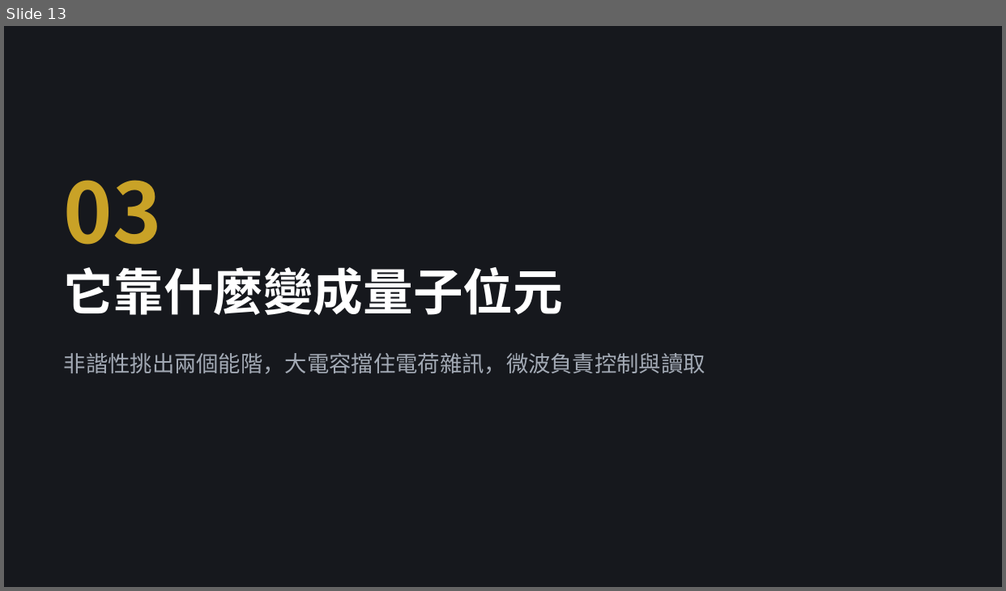
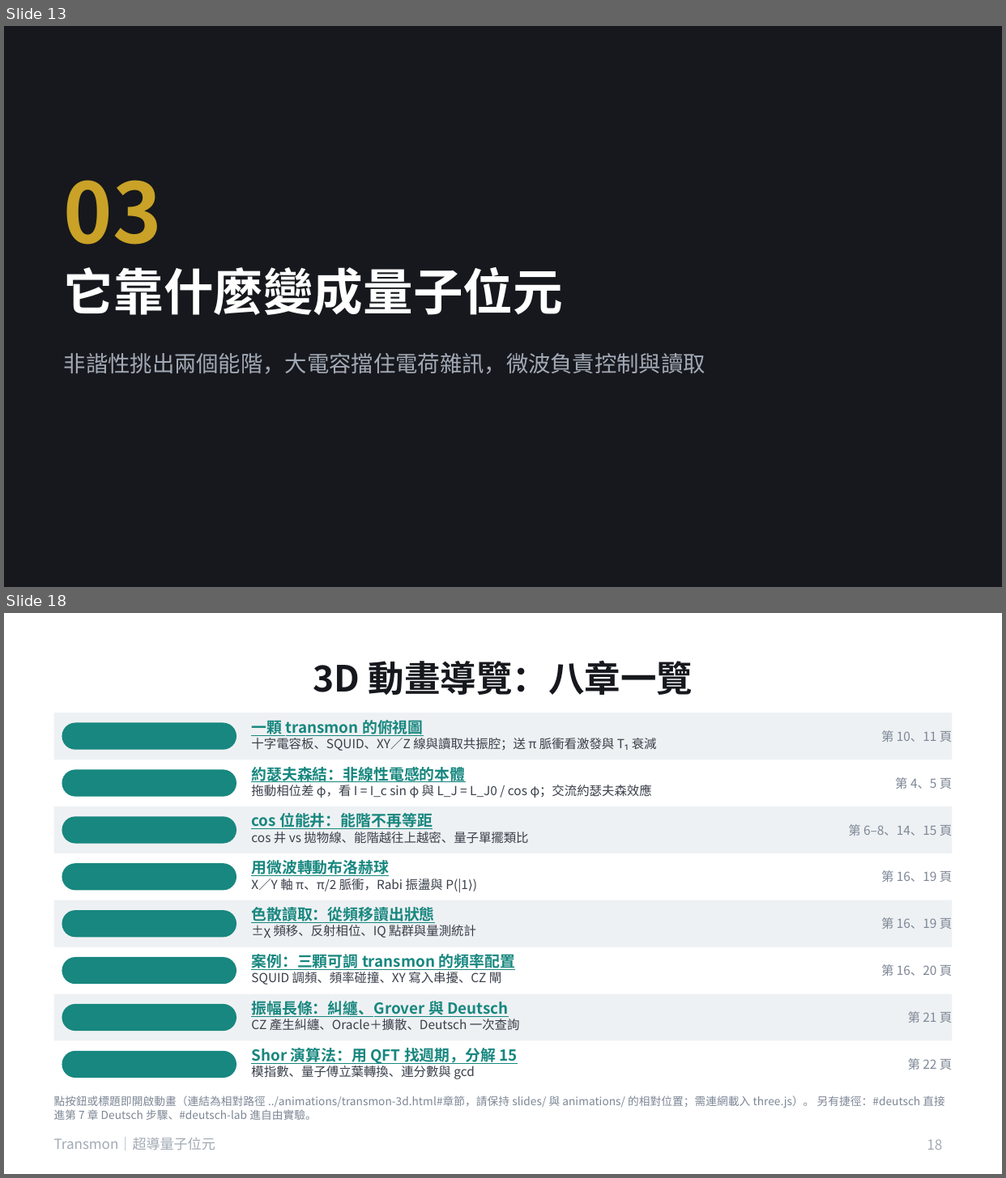
Before and after one commit to pcpcchen-coder/QuantumComputing, a slide deck: slides/transmon.pptx. Shown one above the other, each under a label of ours: slide 13 before the commit, slides 13 and 18 after it; the slides between them are not shown. The pictures are 1006x591 and 1006x1178 pixels, drawn with LibreOffice and Linux fonts; fonts in the diff are those of the drawing. Boxes give left, top, right and bottom in pixels: in the first picture for what was removed or moved away, otherwise in the second. Text is boxed around its words. In the diff, an @@ line names an element or a change of style, - is before the commit and + after.

```diff
--- a/slides/transmon.pptx
+++ b/slides/transmon.pptx
@@ slide 18 added at (4,613,1002,1174), background #FFFFFF @@
@@ title added at (313,660,693,695), 26 pt, text #16181D, bold @@
+3D 動畫導覽：八章一覽
@@ rectangle added at (54,713,952,760), fill #EEF1F3 @@
@@ rounded rectangle added at (62,723,236,750), fill #17877F @@
@@ text added at (251,717,657,751), 9 pt, text #3A3F4A @@
+一顆 transmon 的俯視圖
+十字電容板、SQUID、XY／Z 線與讀取共振腔；送 π 脈衝看激發與 T₁ 衰減
@@ text added at (881,730,952,742), 9 pt, text #7D8796 @@
+第 10、11 頁
@@ rounded rectangle added at (62,769,236,797), fill #17877F @@
@@ text added at (251,767,652,798), 9 pt, text #3A3F4A @@
+約瑟夫森結：非線性電感的本體
+拖動相位差 φ，看 I = I_c sin φ 與 L_J = L_J0 / cos φ；交流約瑟夫森效應
@@ text added at (895,777,952,789), 9 pt, text #7D8796 @@
+第 4、5 頁
@@ rectangle added at (54,807,952,854), fill #EEF1F3 @@
@@ rounded rectangle added at (62,816,236,844), fill #17877F @@
@@ text added at (251,813,528,844), 9 pt, text #3A3F4A @@
+cos 位能井：能階不再等距
+cos 井 vs 拋物線、能階越往上越密、量子單擺類比
@@ text added at (848,824,952,836), 9 pt, text #7D8796 @@
+第 6–8、14、15 頁
@@ rounded rectangle added at (62,863,236,890), fill #17877F @@
@@ text added at (251,858,468,892), 9 pt, text #3A3F4A @@
+用微波轉動布洛赫球
+X／Y 軸 π、π/2 脈衝，Rabi 振盪與 P(|1⟩)
@@ text added at (881,871,952,882), 9 pt, text #7D8796 @@
+第 16、19 頁
@@ rectangle added at (54,901,952,948), fill #EEF1F3 @@
@@ rounded rectangle added at (62,910,236,937), fill #17877F @@
@@ text added at (251,907,476,938), 9 pt, text #3A3F4A @@
+色散讀取：從頻移讀出狀態
+±χ 頻移、反射相位、IQ 點群與量測統計
@@ text added at (881,918,952,929), 9 pt, text #7D8796 @@
+第 16、19 頁
@@ text added at (251,952,515,985), 9 pt, text #3A3F4A @@
+案例：三顆可調 transmon 的頻率配置
+SQUID 調頻、頻率碰撞、XY 寫入串擾、CZ 閘
@@ rounded rectangle added at (62,957,236,984), fill #17877F @@
@@ text added at (881,965,952,976), 9 pt, text #7D8796 @@
+第 16、20 頁
@@ rectangle added at (54,995,952,1041), fill #EEF1F3 @@
@@ text added at (251,1001,520,1030), 9 pt, text #3A3F4A @@
+振幅長條：糾纏、Grover 與 Deutsch
+CZ 產生糾纏、Oracle＋擴散、Deutsch 一次查詢
@@ rounded rectangle added at (62,1004,236,1031), fill #17877F @@
@@ text added at (908,1012,952,1023), 9 pt, text #7D8796 @@
+第 21 頁
@@ text added at (251,1048,518,1080), 11 pt, text #17877F, bold, underline @@
+Shor 演算法：用 QFT 找週期，分解 15
+模指數、量子傅立葉轉換、連分數與 gcd
@@ rounded rectangle added at (62,1051,236,1078), fill #17877F @@
@@ text added at (908,1059,952,1070), 9 pt, text #7D8796 @@
+第 22 頁
@@ text added at (54,1096,944,1120), 8 pt, text #7D8796 @@
+點按鈕或標題即開啟動畫（連結為相對路徑 ../animations/transmon-3d.html#章節，請保持 slides/ 與 animations/ 的相對位置；需連網載入 three.js）。 另有捷徑：#deutsch 直接進第 7 章 Deutsch 步驟、#deutsch-lab 進自由實驗。
@@ text added at (54,1137,215,1151), 10 pt, text #A3AAB5 @@
+Transmon｜超導量子位元
@@ page number added at (927,1139,942,1150), 10 pt, text #A3AAB5 @@
+18
```
Also in this commit, not shown: 13 slides changed, 5 other slides added, 18 other files.
